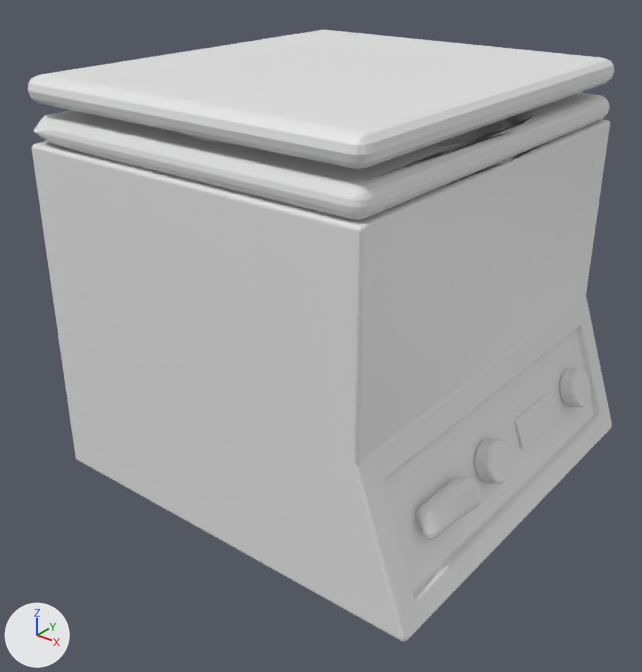
Two versions of the OBJ model assets/centrifuge_closed.obj, one commit apart.
One viewpoint serves both versions: a 50 mm lens placed at (1.17, -1.593, 1.306), pointed at (-0.029, -0.095, 0.377). Every picture has the same lights, and +X, +Y and +Z are marked at lower left. Where no turn or scale is listed for an object, it has been applied to the vertices. Vertices at the same position are counted once.

The first picture shows 'switch_Cube.000'.
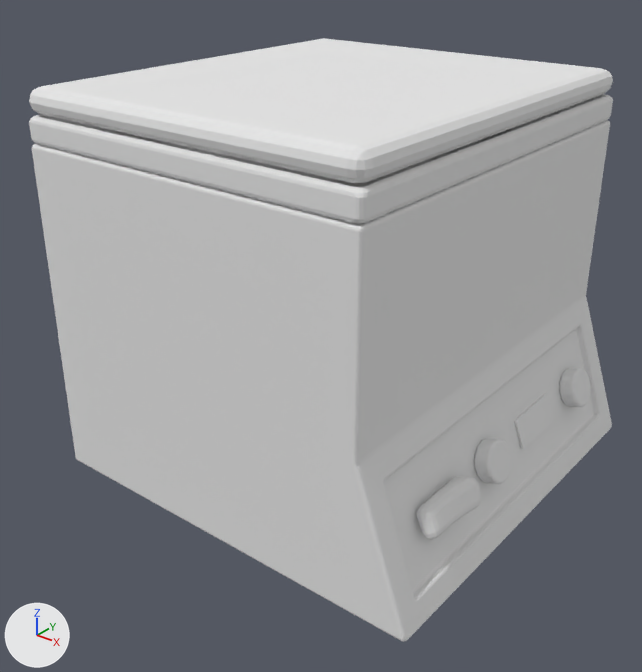
Where the change shows, as pixel boxes [x1, y1, x2, y2] in the pictures (642 x 672 px):
'switch_Cube.000', reshaped (14% shorter)
    before: [28, 30, 614, 642]
    after: [32, 113, 612, 642]
'tampe_fechada_Cube.002', added
    after: [29, 38, 613, 183]
'base_tampa_Cube.008', added
    after: [29, 94, 613, 224]
part 1 of me_switch_cube_000, deleted
    before: [28, 30, 614, 539]
'switch_Cube.003', unchanged, uncovered by the edit
    after: [417, 476, 482, 539]

The change in detail:
Material 'Material' (mat_material) is new.
Its base color is (0.8, 0.8, 0.8) (white #e7e7e7).
Its roughness is 1.0.
Material 'Material.008' (mat_material_008) is new.
Its base color is (0.8, 0.8, 0.8) (white #e7e7e7).
Its roughness is 1.0.
Material 'tampa' (mat_tampa) is new.
Its base color is (0.8, 0.8, 0.8) (white #e7e7e7).
Its roughness is 1.0.
Material 'Material.006' (mat_material_006) is new.
Its base color is (0.8, 0.8, 0.8) (white #e7e7e7).
Its roughness is 1.0.
me_switch_cube_000 is used by ob_switch_cube_000; location (0.0, 0.0, 0.0).
me_switch_cube_000 had 3536 vertices, 7032 faces and spanned x -0.502..0.5, y -0.502..0.502, z 0.0..0.988.
me_switch_cube_000 now has 1296 vertices, 2580 faces and spans x -0.502..0.5, y -0.502..0.502, z 0.038..0.844.
me_switch_cube_000 part 1: 8 loose pieces with 2240 vertices, spanning x -0.502..0.491, y -0.502..0.502, z 0.0..0.988, are deleted.
me_switch_cube_000 now uses material mat_material (white #e7e7e7).
me_switch_cube_000 now uses material mat_material_008 (white #e7e7e7).
me_switch_cube_000 now uses material mat_tampa (white #e7e7e7).
me_switch_cube_000 now uses material mat_material_006 (white #e7e7e7).
Mesh me_tampe_fechada_cube_002 is new.
It has 80 vertices, 156 faces and spans x -0.502..0.378, y -0.502..0.502, z 0.904..0.964.
It uses material mat_tampa (white #e7e7e7).
Mesh me_base_tampa_cube_008 is new.
It has 224 vertices, 448 faces and spans x -0.501..0.379, y -0.502..0.502, z 0.844..0.904.
It uses material mat_tampa (white #e7e7e7).
Object 'tampe_fechada_Cube.002' (ob_tampe_fechada_cube_002) is new; it shows me_tampe_fechada_cube_002.
Its location is (0.0, 0.0, 0.0).
Object 'base_tampa_Cube.008' (ob_base_tampa_cube_008) is new; it shows me_base_tampa_cube_008.
Its location is (0.0, 0.0, 0.0).
